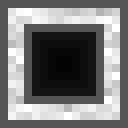
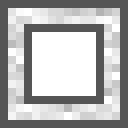
Layers edited between the first and the second 128x128 image:
painted on "Layer 1" over [32, 32, 96, 96]
painted on "Layer 0", masked it over [32, 32, 96, 96]
